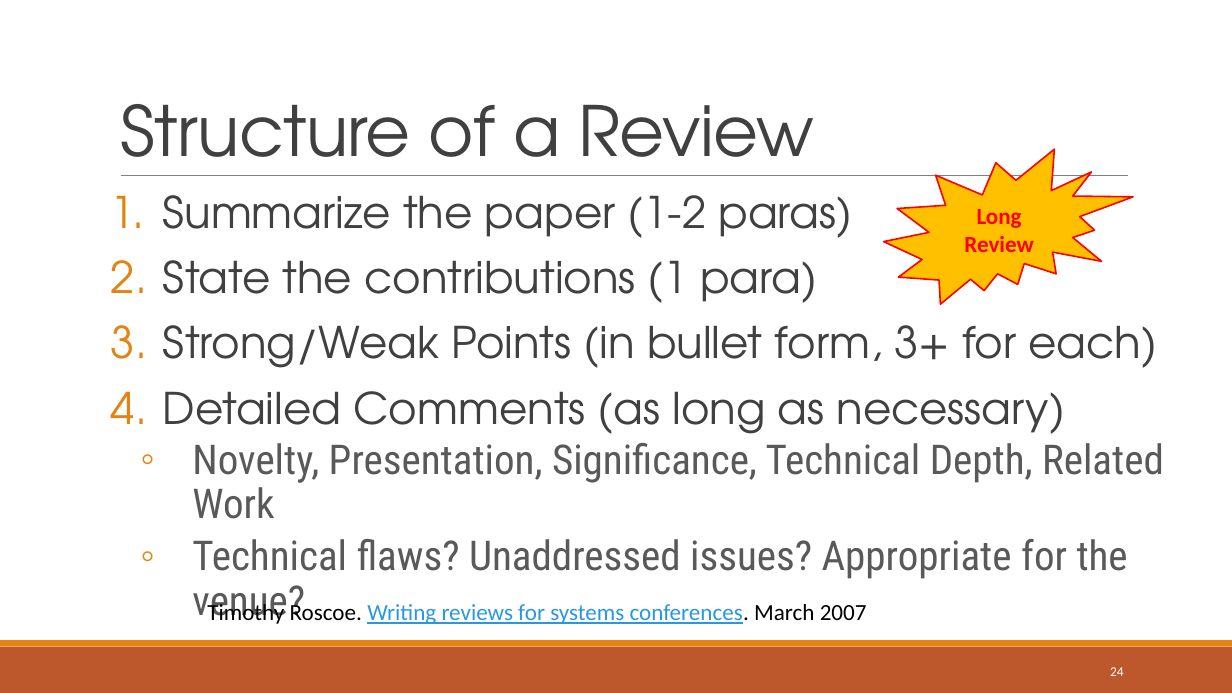
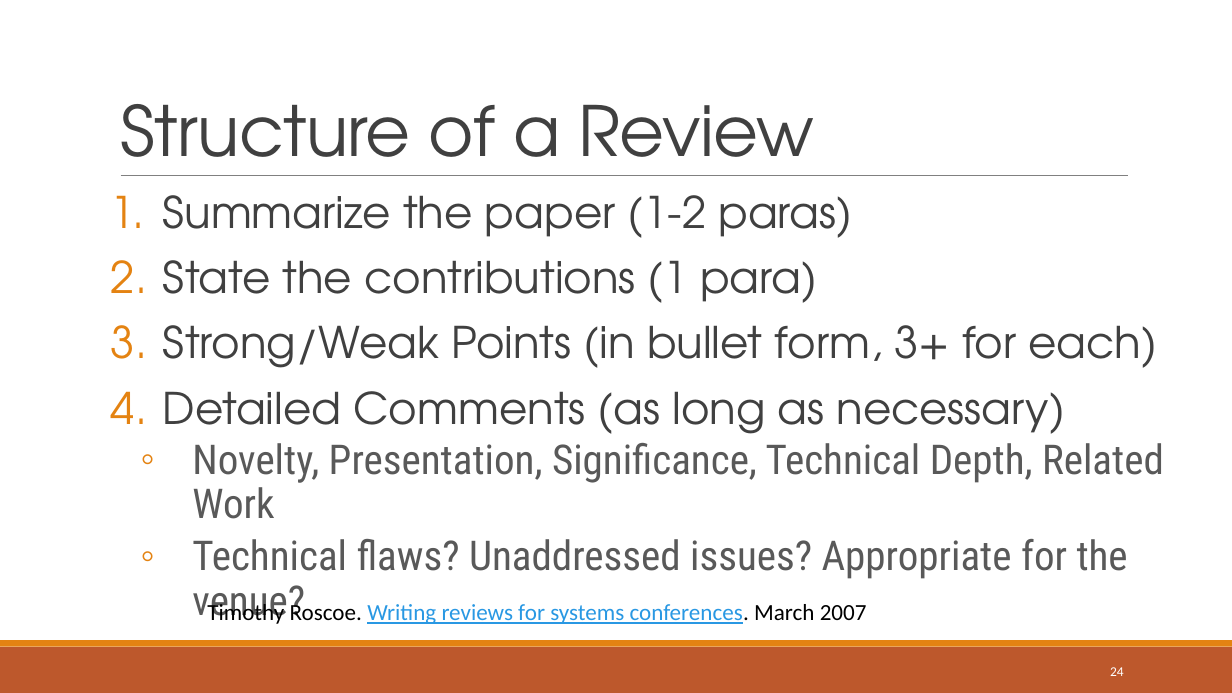
Before and after one commit to sfu-db/dbsystems, a slide deck: slide 24 of Lectures/research-skills.pptx. Drawn at 1232x693 pixels with LibreOffice and Linux fonts; fonts in the diff are those of the drawing. Boxes give left, top, right and bottom in pixels: in the first picture for what was removed or moved away, otherwise in the second. Text is boxed around its words. In the diff, an @@ line names an element or a change of style, - is before the commit and + after.

```diff
--- a/Lectures/research-skills.pptx
+++ b/Lectures/research-skills.pptx
@@ irregular seal removed at (884,149,1133,304) @@
-Long Review
```
Also in this commit, not shown: 4 other slides changed, 2 other files.
